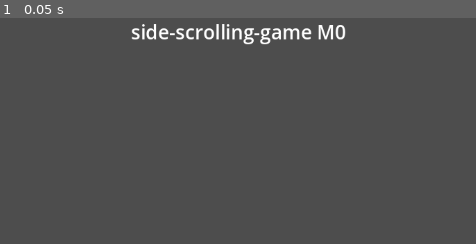
Above: before the commit, frame 1.
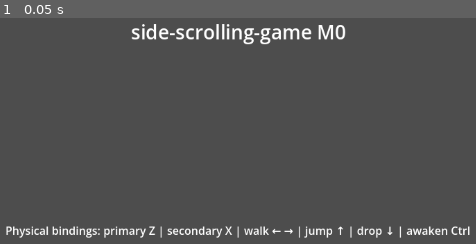
Above: after the commit, the same moment.

Repository: asty8926/side-scrolling-game
Game: Godot game, scene res://game/main.tscn
Same seed, same stepped clock (60 frames per second), same inputs: the game is played once before the commit and once after it.
Inputs:
- Up to frame 1 (0.05 s): no input

The runs differ from the first frame. In frame 1, 1.8% of the frame differs, in the area x 1-99%, y 92-98%.

Commit message:
input: physical-key input map, InputSampler per tick, KeyLabel and on-screen binding hint

Diff:
--- /dev/null
+++ b/game/input/input_hint.gd
@@ -0,0 +1,6 @@
+extends Label
+## Small live binding readout until the playable room arrives (#42).
+
+
+func _process(_delta: float) -> void:
+	text = "Physical bindings: primary %s | secondary %s | walk ← → | jump ↑ | drop ↓ | awaken %s" % [KeyLabel.for_action(&"attack_z"), KeyLabel.for_action(&"attack_x"), KeyLabel.for_action(&"awaken")]
--- /dev/null
+++ b/game/input/input_sampler.gd
@@ -0,0 +1,53 @@
+class_name InputSampler
+extends Node
+## Bridges Godot's Input system to one immutable-per-tick InputFrame.
+##
+## SimDriver calls sample_tick() exactly once in its _physics_process, before
+## world.step(). This node does not have its own _physics_process (so correctness
+## never depends on scene-tree node order).
+##
+## Event latches preserve a quick press+release between two ticks; sampling
+## Input's current state also catches focus changes and action_press in tests.
+
+const ACTIONS: Array[StringName] = [
+	&"left", &"right", &"up", &"down", &"attack_z", &"attack_x",
+	&"skill_1", &"skill_2", &"skill_3", &"skill_4", &"awaken",
+]
+const BITS: Array[int] = [
+	InputFrame.LEFT, InputFrame.RIGHT, InputFrame.UP, InputFrame.DOWN, InputFrame.Z, InputFrame.X,
+	InputFrame.SKILL_1, InputFrame.SKILL_2, InputFrame.SKILL_3, InputFrame.SKILL_4, InputFrame.AWAKEN,
+]
+
+var _last_held: int = 0
+var _event_held: int = 0
+var _pressed_latch: int = 0
+var _released_latch: int = 0
+
+
+func _input(event: InputEvent) -> void:
+	if event.is_echo():
+		return
+	for i: int in ACTIONS.size():
+		if event.is_action_pressed(ACTIONS[i]):
+			if (_event_held & BITS[i]) == 0:
+				_pressed_latch |= BITS[i]
+			_event_held |= BITS[i]
+		elif event.is_action_released(ACTIONS[i]):
+			_released_latch |= BITS[i]
+			_event_held &= ~BITS[i]
+
+
+## Called ONCE per sim tick, by SimDriver, before the step.
+func sample_tick(player: int = 0) -> InputFrame:
+	var held: int = 0
+	for i: int in ACTIONS.size():
+		if Input.is_action_pressed(ACTIONS[i]):
+			held |= BITS[i]
+	var pressed: int = _pressed_latch | (held & ~_last_held)
+	var released: int = _released_latch | (_last_held & ~held)
+	var frame: InputFrame = InputFrame.new(player, held, pressed, released)
+	_last_held = held
+	_event_held = held
+	_pressed_latch = 0
+	_released_latch = 0
+	return frame
--- /dev/null
+++ b/game/input/key_label.gd
@@ -0,0 +1,21 @@
+class_name KeyLabel
+extends RefCounted
+## UI labels for physical bindings. Recompute when drawing the UI so changing
+## the OS keyboard layout while the game runs updates W <-> Z correctly.
+
+
+static func for_action(action: StringName) -> String:
+	for event: InputEvent in InputMap.action_get_events(action):
+		if event is InputEventKey:
+			var key: InputEventKey = event as InputEventKey
+			return for_physical(key.physical_keycode)
+	return "?"
+
+
+static func for_physical(physical: Key) -> String:
+	# The headless display server has no keyboard layout. Don't call the OS
+	# method there (Godot pushes an error); use the US physical label in tests.
+	if DisplayServer.get_name() == "headless":
+		return OS.get_keycode_string(physical)
+	var label: Key = DisplayServer.keyboard_get_label_from_physical(physical)
+	return OS.get_keycode_string(label)
--- a/game/main.tscn
+++ b/game/main.tscn
@@ -1,6 +1,8 @@
-[gd_scene load_steps=2 format=3]
+[gd_scene load_steps=3 format=3]
 
 [ext_resource type="Script" uid="uid://dlr0ckqydok58" path="res://game/sim_driver.gd" id="1_driver"]
+
+[ext_resource type="Script" path="res://game/input/input_hint.gd" id="2_hint"]
 
 [node name="Main" type="Control"]
 layout_mode = 3
@@ -30,3 +32,12 @@
 
 [node name="SimDriver" type="Node" parent="."]
 script = ExtResource("1_driver")
+
+[node name="InputHint" type="Label" parent="."]
+anchors_preset = 12
+anchor_top = 1.0
+anchor_right = 1.0
+anchor_bottom = 1.0
+offset_top = -50.0
+horizontal_alignment = 1
+script = ExtResource("2_hint")
--- a/game/sim_driver.gd
+++ b/game/sim_driver.gd
@@ -3,8 +3,8 @@
 ## Steps the SimWorld exactly once per physics tick (60 Hz, see project.godot).
 ##
 ## It owns the world and exposes it read-only to view and debug nodes. Views
-## read `world` to draw; they never write to it. Inputs are empty until the
-## input issue (#39) adds the per-tick InputFrame collection.
+## read `world` to draw; they never write to it.
+## InputSampler builds each per-tick InputFrame before the sim step.
 
 ## Emitted after each sim tick, with the new tick number.
 signal ticked(tick: int)
@@ -13,12 +13,26 @@
 @export var world_seed: int = 1
 
 var world: SimWorld = SimWorld.new(1)
+var input_settings: InputSettings
+var _sampler: InputSampler
 
 
 func _ready() -> void:
 	if Engine.physics_ticks_per_second != SimUnits.TICKS_PER_SECOND:
 		push_error("SimDriver: physics_ticks_per_second is %d, the sim expects %d" % [Engine.physics_ticks_per_second, SimUnits.TICKS_PER_SECOND])
 	world = SimWorld.new(world_seed)
+	input_settings = load("res://data/input_settings.tres") as InputSettings
+	if input_settings == null:
+		push_error("SimDriver: failed to load res://data/input_settings.tres")
+		set_physics_process(false)
+		return
+	var problems: Array[String] = input_settings.validate()
+	if not problems.is_empty():
+		push_error("SimDriver: invalid input settings: %s" % "; ".join(problems))
+		set_physics_process(false)
+		return
+	_sampler = InputSampler.new()
+	add_child(_sampler)
 
 
 func _physics_process(_delta: float) -> void:
@@ -33,4 +47,7 @@
 
 
 func _collect_inputs() -> Array[InputFrame]:
-	return []
+	var frames: Array[InputFrame] = []
+	if _sampler != null:
+		frames.append(_sampler.sample_tick())
+	return frames
--- a/project.godot
+++ b/project.godot
@@ -33,6 +33,79 @@
 
 enabled=PackedStringArray("res://addons/gut/plugin.cfg")
 
+[input]
+
+left={
+"deadzone": 0.2,
+"events": [Object(InputEventKey,"resource_local_to_scene":false,"resource_name":"","device":-1,"window_id":0,"alt_pressed":false,"shift_pressed":false,"ctrl_pressed":false,"meta_pressed":false,"pressed":false,"keycode":0,"physical_keycode":4194319,"key_label":0,"unicode":0,"location":0,"echo":false,"script":null)
+]
+}
+right={
+"deadzone": 0.2,
+"events": [Object(InputEventKey,"resource_local_to_scene":false,"resource_name":"","device":-1,"window_id":0,"alt_pressed":false,"shift_pressed":false,"ctrl_pressed":false,"meta_pressed":false,"pressed":false,"keycode":0,"physical_keycode":4194321,"key_label":0,"unicode":0,"location":0,"echo":false,"script":null)
+]
+}
+up={
+"deadzone": 0.2,
+"events": [Object(InputEventKey,"resource_local_to_scene":false,"resource_name":"","device":-1,"window_id":0,"alt_pressed":false,"shift_pressed":false,"ctrl_pressed":false,"meta_pressed":false,"pressed":false,"keycode":0,"physical_keycode":4194320,"key_label":0,"unicode":0,"location":0,"echo":false,"script":null)
+]
+}
+down={
+"deadzone": 0.2,
+"events": [Object(InputEventKey,"resource_local_to_scene":false,"resource_name":"","device":-1,"window_id":0,"alt_pressed":false,"shift_pressed":false,"ctrl_pressed":false,"meta_pressed":false,"pressed":false,"keycode":0,"physical_keycode":4194322,"key_label":0,"unicode":0,"location":0,"echo":false,"script":null)
+]
+}
+attack_z={
+"deadzone": 0.2,
+"events": [Object(InputEventKey,"resource_local_to_scene":false,"resource_name":"","device":-1,"window_id":0,"alt_pressed":false,"shift_pressed":false,"ctrl_pressed":false,"meta_pressed":false,"pressed":false,"keycode":0,"physical_keycode":90,"key_label":0,"unicode":0,"location":0,"echo":false,"script":null)
+]
+}
+attack_x={
+"deadzone": 0.2,
+"events": [Object(InputEventKey,"resource_local_to_scene":false,"resource_name":"","device":-1,"window_id":0,"alt_pressed":false,"shift_pressed":false,"ctrl_pressed":false,"meta_pressed":false,"pressed":false,"keycode":0,"physical_keycode":88,"key_label":0,"unicode":0,"location":0,"echo":false,"script":null)
+]
+}
+skill_1={
+"deadzone": 0.2,
+"events": [Object(InputEventKey,"resource_local_to_scene":false,"resource_name":"","device":-1,"window_id":0,"alt_pressed":false,"shift_pressed":false,"ctrl_pressed":false,"meta_pressed":false,"pressed":false,"keycode":0,"physical_keycode":65,"key_label":0,"unicode":0,"location":0,"echo":false,"script":null)
+]
+}
+skill_2={
+"deadzone": 0.2,
+"events": [Object(InputEventKey,"resource_local_to_scene":false,"resource_name":"","device":-1,"window_id":0,"alt_pressed":false,"shift_pressed":false,"ctrl_pressed":false,"meta_pressed":false,"pressed":false,"keycode":0,"physical_keycode":83,"key_label":0,"unicode":0,"location":0,"echo":false,"script":null)
+]
+}
+skill_3={
+"deadzone": 0.2,
+"events": [Object(InputEventKey,"resource_local_to_scene":false,"resource_name":"","device":-1,"window_id":0,"alt_pressed":false,"shift_pressed":false,"ctrl_pressed":false,"meta_pressed":false,"pressed":false,"keycode":0,"physical_keycode":68,"key_label":0,"unicode":0,"location":0,"echo":false,"script":null)
+]
+}
+skill_4={
+"deadzone": 0.2,
+"events": [Object(InputEventKey,"resource_local_to_scene":false,"resource_name":"","device":-1,"window_id":0,"alt_pressed":false,"shift_pressed":false,"ctrl_pressed":false,"meta_pressed":false,"pressed":false,"keycode":0,"physical_keycode":67,"key_label":0,"unicode":0,"location":0,"echo":false,"script":null)
+]
+}
+awaken={
+"deadzone": 0.2,
+"events": [Object(InputEventKey,"resource_local_to_scene":false,"resource_name":"","device":-1,"window_id":0,"alt_pressed":false,"shift_pressed":false,"ctrl_pressed":false,"meta_pressed":false,"pressed":false,"keycode":0,"physical_keycode":4194326,"key_label":0,"unicode":0,"location":1,"echo":false,"script":null)
+]
+}
+debug_overlay={
+"deadzone": 0.2,
+"events": [Object(InputEventKey,"resource_local_to_scene":false,"resource_name":"","device":-1,"window_id":0,"alt_pressed":false,"shift_pressed":false,"ctrl_pressed":false,"meta_pressed":false,"pressed":false,"keycode":0,"physical_keycode":4194334,"key_label":0,"unicode":0,"location":0,"echo":false,"script":null)
+]
+}
+debug_reset={
+"deadzone": 0.2,
+"events": [Object(InputEventKey,"resource_local_to_scene":false,"resource_name":"","device":-1,"window_id":0,"alt_pressed":false,"shift_pressed":false,"ctrl_pressed":false,"meta_pressed":false,"pressed":false,"keycode":0,"physical_keycode":4194335,"key_label":0,"unicode":0,"location":0,"echo":false,"script":null)
+]
+}
+debug_record_replay={
+"deadzone": 0.2,
+"events": [Object(InputEventKey,"resource_local_to_scene":false,"resource_name":"","device":-1,"window_id":0,"alt_pressed":false,"shift_pressed":false,"ctrl_pressed":false,"meta_pressed":false,"pressed":false,"keycode":0,"physical_keycode":4194340,"key_label":0,"unicode":0,"location":0,"echo":false,"script":null)
+]
+}
+
 [physics]
 
 common/physics_ticks_per_second=60
Not shown, added: game/input/input_hint.gd.uid
Not shown, added: game/input/input_sampler.gd.uid
Not shown, added: game/input/key_label.gd.uid
